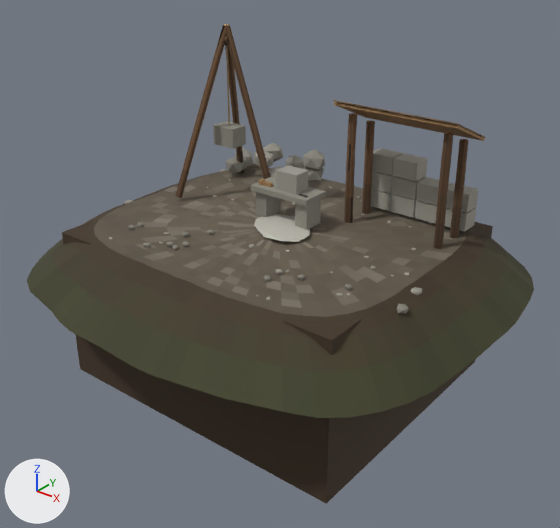
The glTF model assets/buildings/tasci.glb: old version first, new version second.
One viewpoint serves both versions: a camera (50 mm lens) standing at (9.72, -12.12, 7.0) and looking at (0.27, -0.31, -0.32). The lights are fixed; the arrows at lower left show +X, +Y and +Z. The picture after the commit comes second. Vertices at exactly the same position are counted once.

The first picture shows 'log-001', 'log-002', 'log-003', 'log-004', 'log-006', 'log-007', 'shingle-001', 'stone-dressed-007', 'stone-ground-002', 'stone-plinth-001', 'stone-rough-006', 'stone-work-004', 'wood-heap-002' and 6 more.
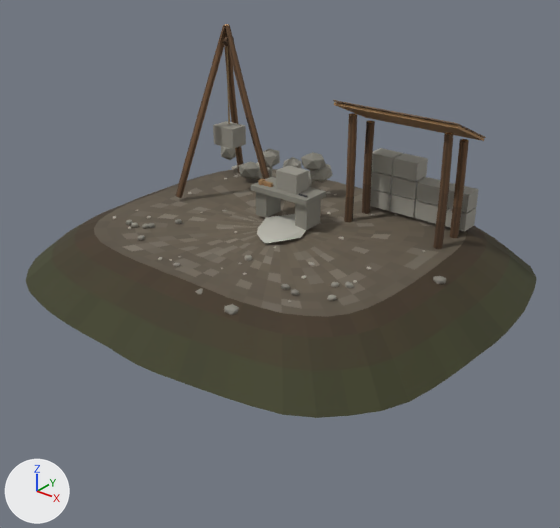
Where the newer file only moved an object's origin or applied its transform, the numbers keep the older frame.

Scene script edits in JSON lines:
```json
{"block": "me_stone_ground_002", "where": "# used by ob_stone_ground_002; location = (-0.05, -0.03, -0.11)"}
{"op": "remove", "block": "me_stone_ground_002", "code": "me_stone_ground_002.from_pydata(...)  # 961 vertices, 1856 faces; spans x -5.16..5.16, y -4.67..4.67, z -0.51..0.51"}
{"op": "add", "block": "me_stone_ground_002", "code": "me_stone_ground_002.from_pydata(...)  # 961 vertices, 1856 faces; spans x -5.08..5.17, y -4.58..4.63, z -0.51..0.51"}
{"block": "me_stone_ground_002", "change": "me_stone_ground_002 part 1: 586 of 961 vertices moved; they spanned x -5.16..5.16, y -4.67..4.67, z -0.51..0.51 and now span x -5.08..5.17, y -4.58..4.61, z -0.51..0.51; mean shift (0.0, 0.0, 0.0); largest move (4.28, 3.5, -0.51) -> (4.39, 3.59, -0.51)"}
{"block": "me_stone_rough_006", "where": "# used by ob_stone_rough_006; location = (-1.83, 2.2, 0.97)"}
{"op": "remove", "block": "me_stone_rough_006", "code": "me_stone_rough_006.from_pydata(...)  # 108 vertices, 180 faces; spans x -1.59..1.59, y -0.65..0.65, z -0.57..0.57"}
{"op": "add", "block": "me_stone_rough_006", "code": "me_stone_rough_006.from_pydata(...)  # 108 vertices, 180 faces; spans x -1.65..1.65, y -0.46..0.46, z -0.55..0.55"}
{"block": "me_stone_rough_006", "change": "me_stone_rough_006 part 2: 108 of 108 vertices moved; they spanned x -1.59..1.59, y -0.65..0.65, z -0.57..0.57 and now span x -1.65..1.65, y -0.46..0.46, z -0.55..0.55; mean shift (0.19, 0.13, 0.02)"}
{"block": "me_wood_heap_002", "where": "# used by ob_wood_heap_002; location = (0.16, -0.1, 0.45)"}
{"op": "remove", "block": "me_wood_heap_002", "code": "me_wood_heap_002.from_pydata(...)  # 12 vertices, 20 faces; spans x -0.77..0.77, y -0.63..0.63, z -0.06..0.06"}
{"op": "add", "block": "me_wood_heap_002", "code": "me_wood_heap_002.from_pydata(...)  # 12 vertices, 20 faces; spans x -0.59..0.59, y -0.82..0.82, z -0.06..0.06"}
{"block": "me_wood_heap_002", "change": "me_wood_heap_002 part 3: 12 of 12 vertices moved; they spanned x -0.77..0.77, y -0.63..0.63, z -0.06..0.06 and now span x -0.59..0.59, y -0.82..0.82, z -0.06..0.06; mean shift (-0.02, 0.03, 0.0)"}
{"op": "set", "path": "ob_log_002.location", "old": "(-2.53, 1.46, 2.37)", "new": "(-2.53, 1.47, 2.37)"}
{"op": "remove", "block": "ob_stone_plinth_001", "code": ["ob_stone_plinth_001 = bpy.data.objects.new('stone-plinth-001', me_stone_plinth_001)", "ob_stone_plinth_001.location = (0.0, 0.0, -1.43)"]}
{"op": "set", "path": "ob_stone_rough_006.location", "old": "(-1.83, 2.2, 0.97)", "new": "(-1.83, 1.98, 0.95)"}
{"op": "set", "path": "ob_wood_heap_002.location", "old": "(0.16, -0.1, 0.45)", "new": "(0.19, -0.13, 0.46)"}
```

What differs and where, as boxes [x1, y1, x2, y2] in the pictures (560 x 528 px):
```json
{"object": "stone-ground-002", "change": "reshaped", "before": [27, 168, 534, 418], "after": [25, 169, 536, 418]}
{"object": "stone-plinth-001", "change": "deleted", "before": [62, 163, 493, 504]}
{"object": "stone-rough-006", "change": "reshaped, moved", "before": [225, 143, 325, 181], "after": [221, 146, 333, 187], "on screen": "12% wider, 8% taller"}
{"object": "log-003", "change": "moved", "before": [175, 25, 226, 198], "after": [175, 25, 226, 198]}
{"object": "wood-heap-002", "change": "reshaped, moved", "before": [254, 214, 310, 242], "after": [257, 214, 306, 243]}
{"object": "log-002", "change": "moved", "before": [225, 24, 245, 174], "after": [224, 24, 243, 173]}
```
